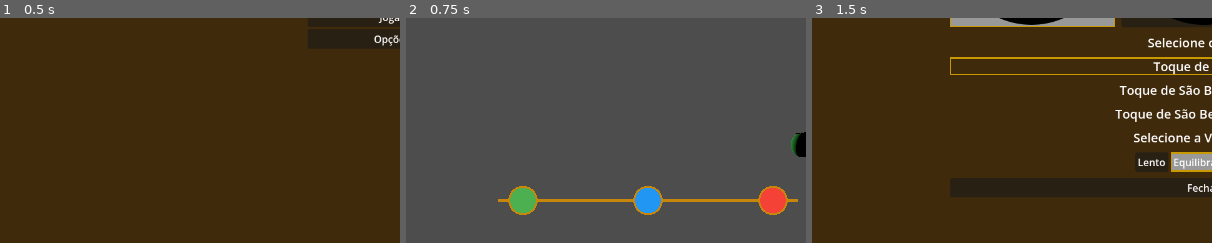
Above: before the commit, frames 1-3 (left to right).
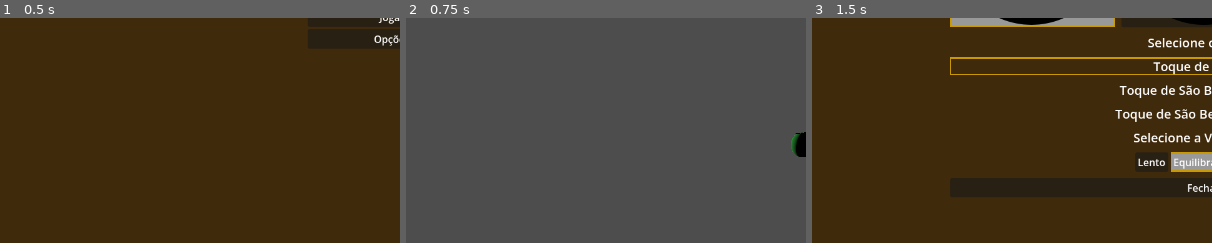
Above: after the commit, the same moments.

Repository: frsbrito/berimbau-3d
Game: Godot game, scene res://scenes/menu_principal.tscn
Same seed, same stepped clock (60 frames per second), same inputs: the game is played once before the commit and once after it.
Inputs (mouse positions are % of the whole screen's width and height, from its top left):
- Up to frame 1 (0.5 s): no input
- Up to frame 2 (0.75 s): click "Jogar" at 0.5 s
- Up to frame 3 (1.5 s): click (94, 11) at 1.25 s
The pictures show only the part of the screen within x 1-51%, y 50-100%; the shares and areas given below are measured in that part.

Frame 1 is identical in both runs. In frame 2, 3.0% of the frame differs, in the area x 23-98%, y 74-88%; in frame 3, nothing differs.
Error after the commit: Parse Error: Expected indented block after "if" block. (res://scenes/touch_controls.gd:124)

Commit message:
Controles touch e câmera 3D

Diff:
--- a/scenes/main.tscn
+++ b/scenes/main.tscn
@@ -3,7 +3,8 @@
 [ext_resource type="Script" uid="uid://nbg7ive7pwbf" path="res://scenes/main.gd" id="1_o5qli"]
 [ext_resource type="PackedScene" uid="uid://bd682x241b3wx" path="res://scenes/berimbau_em_cena.tscn" id="2_sugp2"]
 [ext_resource type="PackedScene" uid="uid://cdc5vdt0pw1ve" path="res://scenes/hud.tscn" id="3_sugp2"]
-[ext_resource type="Script" uid="uid://dryrvk7fqi6vn" path="res://scenes/zona_acerto_visual.gd" id="4_jyhfs"]
+[ext_resource type="Script" uid="uid://cunwj1i1pscbf" path="res://scenes/touch_ui.gd" id="4_tefeu"]
+[ext_resource type="Script" uid="uid://cocta272nuqrv" path="res://scenes/touch_controls.gd" id="5_tbgi4"]
 
 [sub_resource type="RectangleShape2D" id="RectangleShape2D_0wfyh"]
 size = Vector2(102.7, 25.2)
@@ -31,19 +32,15 @@
 [node name="Pistas" type="Node2D" parent="CanvasLayer" unique_id=2053490173]
 
 [node name="Pista_Solto" type="Marker2D" parent="CanvasLayer/Pistas" unique_id=723864249]
-position = Vector2(200, 100)
+position = Vector2(200, 0)
 
 [node name="Pista_Chiado" type="Marker2D" parent="CanvasLayer/Pistas" unique_id=930855669]
-position = Vector2(400, 100)
+position = Vector2(400, 0)
 
 [node name="Pista_Preso" type="Marker2D" parent="CanvasLayer/Pistas" unique_id=1387597554]
-position = Vector2(600, 100)
+position = Vector2(600, 0)
 
 [node name="ZonaDeAcerto" type="Area2D" parent="CanvasLayer" unique_id=617082504]
-
-[node name="ZonaAcertoVisual" type="Node2D" parent="CanvasLayer/ZonaDeAcerto" unique_id=1974027074]
-position = Vector2(0, 652)
-script = ExtResource("4_jyhfs")
 
 [node name="CollisionShape2D" type="CollisionShape2D" parent="CanvasLayer/ZonaDeAcerto" unique_id=1663320742]
 position = Vector2(398, 652)
@@ -53,6 +50,10 @@
 [node name="HUD" parent="CanvasLayer" unique_id=1082401610 instance=ExtResource("3_sugp2")]
 metadata/_edit_use_anchors_ = true
 
+[node name="TouchUI" type="Node2D" parent="CanvasLayer" unique_id=92782986 node_paths=PackedStringArray("touch_controls")]
+script = ExtResource("4_tefeu")
+touch_controls = NodePath("../../TouchControls")
+
 [node name="Camera3D" type="Camera3D" parent="." unique_id=163319482]
 transform = Transform3D(-0.491193, 0, 0.871051, 0, 1, 0, -0.871051, 0, -0.491193, 12.021, 2.526, -6.173)
 current = true
@@ -61,7 +62,7 @@
 max_distance = 117.03
 
 [node name="DirectionalLight3D" type="DirectionalLight3D" parent="." unique_id=1639073092]
-transform = Transform3D(0.988065, -0.154038, 0, 0.154038, 0.988065, 0, 0, 0, 1, -0.357379, 0.59102, -4.49169)
+transform = Transform3D(-0.81063485, -0.58555204, 0, 0.58555204, -0.81063485, 0, 0, 0, 1, -4.647921, 2.8512502, 4.5081816)
 
 [node name="BerimbauKit" parent="." unique_id=1860939270 instance=ExtResource("2_sugp2")]
 
@@ -69,6 +70,10 @@
 wait_time = 0.8
 autostart = true
 
+[node name="TouchControls" type="Node" parent="." unique_id=1034642711 node_paths=PackedStringArray("camera")]
+script = ExtResource("5_tbgi4")
+camera = NodePath("../Camera3D")
+
 [connection signal="area_entered" from="CanvasLayer/ZonaDeAcerto" to="." method="_on_zona_de_acerto_area_entered"]
 [connection signal="area_exited" from="CanvasLayer/ZonaDeAcerto" to="." method="_on_zona_de_acerto_area_exited"]
 [connection signal="timeout" from="Timer" to="." method="_on_timer_timeout"]
--- /dev/null
+++ b/scenes/touch_controls.gd
@@ -0,0 +1,179 @@
+extends Node
+
+@export var camera: Camera3D
+@export var pivot: Vector3 = Vector3.ZERO
+@export var orbit_sensitivity: float = 0.5
+@export var zoom_sensitivity: float = 0.02
+@export var zoom_scroll_step: float = 1.0
+@export var zoom_min: float = 3.0
+@export var zoom_max: float = 30.0
+
+# Tamanho das zonas de controle (fração da tela)
+@export var dobrao_largura_ratio: float = 0.35
+@export var dobrao_altura_ratio: float = 0.2
+@export var dobrao_margem_inferior_ratio: float = 0.25
+@export var dobrao_margem_esquerda_ratio: float = 0.025
+@export var baqueta_largura_ratio: float = 0.40
+@export var baqueta_altura_ratio: float = 0.40
+@export var baqueta_margem_inferior_ratio: float = 0.15
+@export var baqueta_margem_direita_ratio: float = 0.025
+
+var _yaw: float = 0.0
+var _pitch: float = 0.0
+var _distance: float = 15.0
+
+# Toque de câmera e pinça
+var _camera_touch_index: int = -1
+var _pinch_touch_index: int = -1
+var _pinch_last_distance: float = -1.0
+var _touch_positions: Dictionary = {}
+
+var _dobrao_touch_index: int = -1
+var _baqueta_touch_index: int = -1
+var _mouse_in_camera_region: bool = false
+
+func _ready():
+	if camera:
+		_init_orbit_from_camera()
+
+func _init_orbit_from_camera():
+	var pos = camera.position - pivot
+	_distance = pos.length()
+	_yaw = atan2(pos.x, pos.z)
+	_pitch = asin(clamp(pos.y / _distance, -1.0, 1.0))
+
+func _get_regioes() -> Dictionary:
+	var size = get_viewport().get_visible_rect().size
+	return {
+		"dobrao": Rect2(
+			size.x * dobrao_margem_esquerda_ratio,
+			size.y * (1.0 - dobrao_altura_ratio) - size.y * dobrao_margem_inferior_ratio,
+			size.x * dobrao_largura_ratio,
+			size.y * dobrao_altura_ratio
+		),
+		"baqueta": Rect2(
+			size.x * (1.0 - baqueta_largura_ratio) - size.x * baqueta_margem_direita_ratio,
+			size.y * (1.0 - baqueta_altura_ratio) - size.y * baqueta_margem_inferior_ratio,
+			size.x * baqueta_largura_ratio,
+			size.y * baqueta_altura_ratio
+		)
+	}
+
+func _input(event):
+	var r = _get_regioes()
+
+	if event is InputEventScreenTouch:
+		_on_toque(event, r)
+	elif event is InputEventScreenDrag:
+		_on_arraste(event, r)
+	elif event is InputEventMouseButton:
+		if event.pressed and event.button_index == MOUSE_BUTTON_WHEEL_UP:
+			_zoom(-zoom_scroll_step)
+		elif event.pressed and event.button_index == MOUSE_BUTTON_WHEEL_DOWN:
+			_zoom(zoom_scroll_step)
+		elif event.button_index == MOUSE_BUTTON_LEFT:
+			_on_mouse_botao(event, r)
+	elif event is InputEventMouseMotion:
+		_on_mouse_movimento(event)
+
+func _on_toque(event: InputEventScreenTouch, r: Dictionary):
+	if event.pressed:
+		_touch_positions[event.index] = event.position
+
+		if r.dobrao.has_point(event.position):
+			if _dobrao_touch_index == -1:
+				_dobrao_touch_index = event.index
+				_atualizar_dobrao(event.position.x, r.dobrao)
+		elif r.baqueta.has_point(event.position):
+			if _baqueta_touch_index == -1:
+				_baqueta_touch_index = event.index
+				Input.action_press("toque_baqueta")
+		else:
+			if _camera_touch_index == -1:
+				_camera_touch_index = event.index
+			elif _pinch_touch_index == -1:
+				_pinch_touch_index = event.index
+				_pinch_last_distance = _touch_positions[_camera_touch_index].distance_to(event.position)
+	else:
+		_touch_positions.erase(event.index)
+
+		if event.index == _camera_touch_index:
+			_camera_touch_index = -1
+			# promove o dedo de pinça para câmera se ainda estiver na tela
+			if _pinch_touch_index != -1:
+				_camera_touch_index = _pinch_touch_index
+				_pinch_touch_index = -1
+				_pinch_last_distance = -1.0
+		elif event.index == _pinch_touch_index:
+			_pinch_touch_index = -1
+			_pinch_last_distance = -1.0
+		elif event.index == _dobrao_touch_index:
+			_dobrao_touch_index = -1
+			Input.action_release("dobrao_chiado")
+			Input.action_release("dobrao_preso")
+		elif event.index == _baqueta_touch_index:
+			_baqueta_touch_index = -1
+			Input.action_release("toque_baqueta")
+
+func _on_arraste(event: InputEventScreenDrag, r: Dictionary):
+	_touch_positions[event.index] = event.position
+
+	if _pinch_touch_index != -1 and (event.index == _camera_touch_index or event.index == _pinch_touch_index):
+		if _camera_touch_index in _touch_positions and _pinch_touch_index in _touch_positions:
+			var dist = _touch_positions[_camera_touch_index].distance_to(_touch_positions[_pinch_touch_index])
+			if _pinch_last_distance > 0:
+			_zoom((dist - _pinch_last_distance) * zoom_sensitivity)
+			_pinch_last_distance = dist
+	elif event.index == _camera_touch_index:
+		_orbitar(event.relative)
+	elif event.index == _dobrao_touch_index:
+		_atualizar_dobrao(event.position.x, r.dobrao)
+
+func _atualizar_dobrao(touch_x: float, dobrao_rect: Rect2):
+	Input.action_release("dobrao_chiado")
+	Input.action_release("dobrao_preso")
+	var x_local = touch_x - dobrao_rect.position.x
+	var zone_w = dobrao_rect.size.x / 3.0
+	if x_local < zone_w:
+		pass  # SOLTO — sem action
+	elif x_local < zone_w * 2.0:
+		Input.action_press("dobrao_chiado")
+	else:
+		Input.action_press("dobrao_preso")
+
+func _on_mouse_botao(event: InputEventMouseButton, r: Dictionary):
+	if event.pressed:
+		if r.dobrao.has_point(event.position):
+			_atualizar_dobrao(event.position.x, r.dobrao)
+		elif r.baqueta.has_point(event.position):
+			Input.action_press("toque_baqueta")
+		else:
+			_mouse_in_camera_region = true
+	else:
+		_mouse_in_camera_region = false
+		Input.action_release("toque_baqueta")
+		Input.action_release("dobrao_chiado")
+		Input.action_release("dobrao_preso")
+
+func _on_mouse_movimento(event: InputEventMouseMotion):
+	if _mouse_in_camera_region and Input.is_mouse_button_pressed(MOUSE_BUTTON_LEFT):
+		_orbitar(event.relative)
+
+func _zoom(delta: float):
+	_distance = clamp(_distance + delta, zoom_min, zoom_max)
+	_atualizar_camera()
+
+func _orbitar(delta: Vector2):
+	_yaw += deg_to_rad(delta.x) * orbit_sensitivity
+	_pitch -= deg_to_rad(delta.y) * orbit_sensitivity
+	_pitch = clamp(_pitch, deg_to_rad(-80.0), deg_to_rad(80.0))
+	_atualizar_camera()
+
+func _atualizar_camera():
+	if not camera:
+		return
+	var x = _distance * cos(_pitch) * sin(_yaw)
+	var y = _distance * sin(_pitch)
+	var z = _distance * cos(_pitch) * cos(_yaw)
+	camera.position = pivot + Vector3(x, y, z)
+	camera.look_at(pivot)
--- /dev/null
+++ b/scenes/touch_ui.gd
@@ -0,0 +1,117 @@
+extends Node2D
+
+@export var touch_controls: Node
+
+const COR_SOLTO   = Color(0.65, 0.65, 0.65, 0.35)
+const COR_CHIADO  = Color(0.20, 0.55, 0.90, 0.40)
+const COR_PRESO   = Color(0.85, 0.25, 0.15, 0.40)
+const COR_BAQUETA = Color(0.90, 0.72, 0.10, 0.40)
+const COR_BAQUETA_ATIVO = Color(1.00, 0.88, 0.20, 0.75)
+const COR_BORDA   = Color(1.00, 1.00, 1.00, 0.20)
+const COR_TEXTO   = Color(1.00, 1.00, 1.00, 0.85)
+const COR_DOBRAO  = Color(0.95, 0.82, 0.30, 1.00)
+
+const FONT_SIZE = 20
+
+var _dobrao_pos: Vector2 = Vector2.ZERO
+var _inicializado: bool = false
+
+var _chiado_ativo: bool = false
+var _preso_ativo: bool = false
+var _baqueta_ativo: bool = false
+
+func _process(delta):
+	_chiado_ativo = Input.is_action_pressed("dobrao_chiado")
+	_preso_ativo  = Input.is_action_pressed("dobrao_preso")
+	_baqueta_ativo = Input.is_action_pressed("toque_baqueta")
+
+	var size = get_viewport().get_visible_rect().size
+	var rects = _get_rects(size)
+	var zone_w = rects.dobrao.size.x / 3.0
+	var center_y = rects.dobrao.position.y + rects.dobrao.size.y / 2.0
+
+	var target_x: float
+	if _preso_ativo:
+		target_x = rects.dobrao.position.x + zone_w * 2.5
+	elif _chiado_ativo:
+		target_x = rects.dobrao.position.x + zone_w * 1.5
+	else:
+		target_x = rects.dobrao.position.x + zone_w * 0.5
+
+	var target = Vector2(target_x, center_y)
+	if not _inicializado:
+		_dobrao_pos = target
+		_inicializado = true
+	else:
+		_dobrao_pos = _dobrao_pos.lerp(target, delta * 14.0)
+
+	queue_redraw()
+
+func _draw():
+	var size = get_viewport().get_visible_rect().size
+	var rects = _get_rects(size)
+	_desenhar_dobrao(rects.dobrao)
+	_desenhar_baqueta(rects.baqueta)
+
+func _get_rects(size: Vector2) -> Dictionary:
+	var dlr  = touch_controls.dobrao_largura_ratio          if touch_controls else 0.45
+	var dar  = touch_controls.dobrao_altura_ratio           if touch_controls else 0.30
+	var blr  = touch_controls.baqueta_largura_ratio         if touch_controls else 0.35
+	var bar  = touch_controls.baqueta_altura_ratio          if touch_controls else 0.25
+	var dmi  = touch_controls.dobrao_margem_inferior_ratio   if touch_controls else 0.0
+	var dme  = touch_controls.dobrao_margem_esquerda_ratio   if touch_controls else 0.0
+	var bmi  = touch_controls.baqueta_margem_inferior_ratio  if touch_controls else 0.0
+	var bmd  = touch_controls.baqueta_margem_direita_ratio   if touch_controls else 0.0
+	return {
+		"dobrao": Rect2(
+			size.x * dme,
+			size.y * (1.0 - dar) - size.y * dmi,
+			size.x * dlr,
+			size.y * dar
+		),
+		"baqueta": Rect2(
+			size.x * (1.0 - blr) - size.x * bmd,
+			size.y * (1.0 - bar) - size.y * bmi,
+			size.x * blr,
+			size.y * bar
+		)
+	}
+
+func _desenhar_dobrao(rect: Rect2):
+	var zone_w = rect.size.x / 3.0
+	var zonas = [
+		{"offset": 0.0,        "cor": COR_SOLTO,  "label": "SOLTO",  "ativo": not _chiado_ativo and not _preso_ativo},
+		{"offset": zone_w,     "cor": COR_CHIADO, "label": "CHIADO", "ativo": _chiado_ativo},
+		{"offset": zone_w * 2, "cor": COR_PRESO,  "label": "PRESO",  "ativo": _preso_ativo},
+	]
+
+	for zona in zonas:
+		var zone_rect = Rect2(rect.position + Vector2(zona.offset, 0), Vector2(zone_w, rect.size.y))
+		var cor = zona.cor
+		if zona.ativo:
+			cor = Color(cor.r + 0.15, cor.g + 0.15, cor.b + 0.15, minf(cor.a + 0.25, 1.0))
+		draw_rect(zone_rect, cor)
+		draw_rect(zone_rect, COR_BORDA, false, 1.5)
+
+		var font = ThemeDB.fallback_font
+		var label_pos = Vector2(zone_rect.position.x, zone_rect.position.y + FONT_SIZE + 6)
+		draw_string(font, label_pos, zona.label, HORIZONTAL_ALIGNMENT_CENTER, zone_w, FONT_SIZE, COR_TEXTO)
+
+	# Círculo do dobrão (a "moeda")
+	var raio = minf(rect.size.y * 0.28, zone_w * 0.38)
+	draw_circle(_dobrao_pos, raio, COR_DOBRAO)
+	draw_arc(_dobrao_pos, raio, 0, TAU, 40, Color(1, 1, 1, 0.5), 2.0)
+
+func _desenhar_baqueta(rect: Rect2):
+	var cor = COR_BAQUETA_ATIVO if _baqueta_ativo else COR_BAQUETA
+	var center = rect.get_center()
+	var raio = minf(rect.size.x, rect.size.y) * 0.42
+	if _baqueta_ativo:
+		raio *= 1.08
+
+	draw_circle(center, raio, cor)
+	draw_arc(center, raio, 0, TAU, 48, COR_BORDA, 2.0)
+
+	var font = ThemeDB.fallback_font
+	var label_pos = Vector2(rect.position.x, center.y - FONT_SIZE / 2.0 + 4)
+	draw_string(font, label_pos, "Tocar", HORIZONTAL_ALIGNMENT_CENTER, rect.size.x, FONT_SIZE, COR_TEXTO)
Not shown, added: scenes/touch_controls.gd.uid
Not shown, added: scenes/touch_ui.gd.uid
